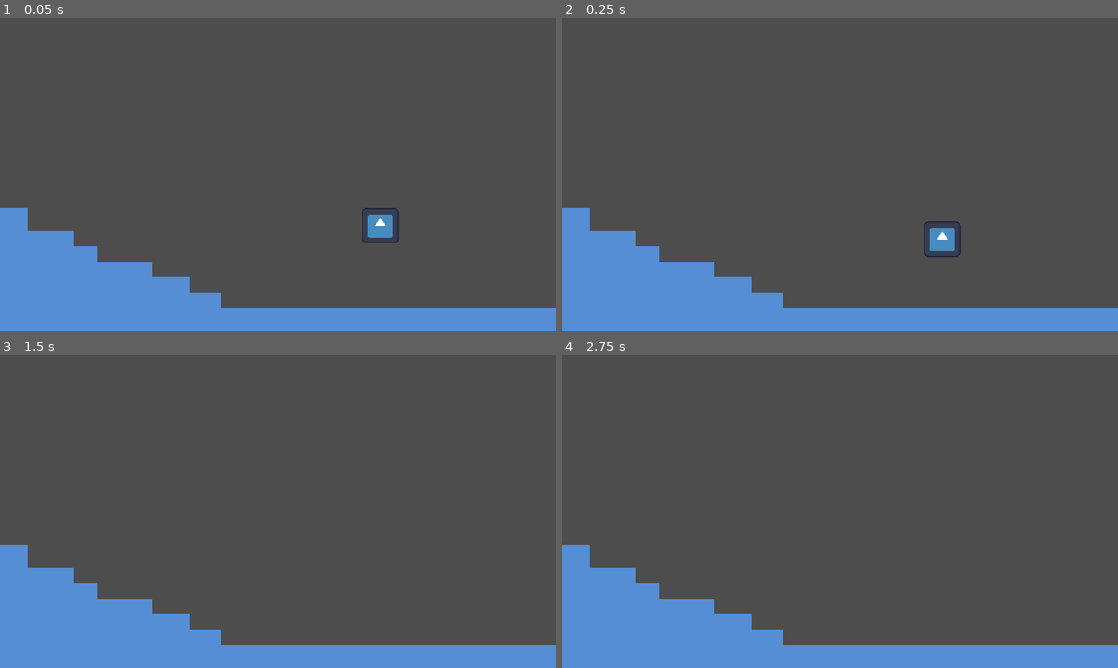
Above: before the commit, frames 1-4 (two rows, left to right).
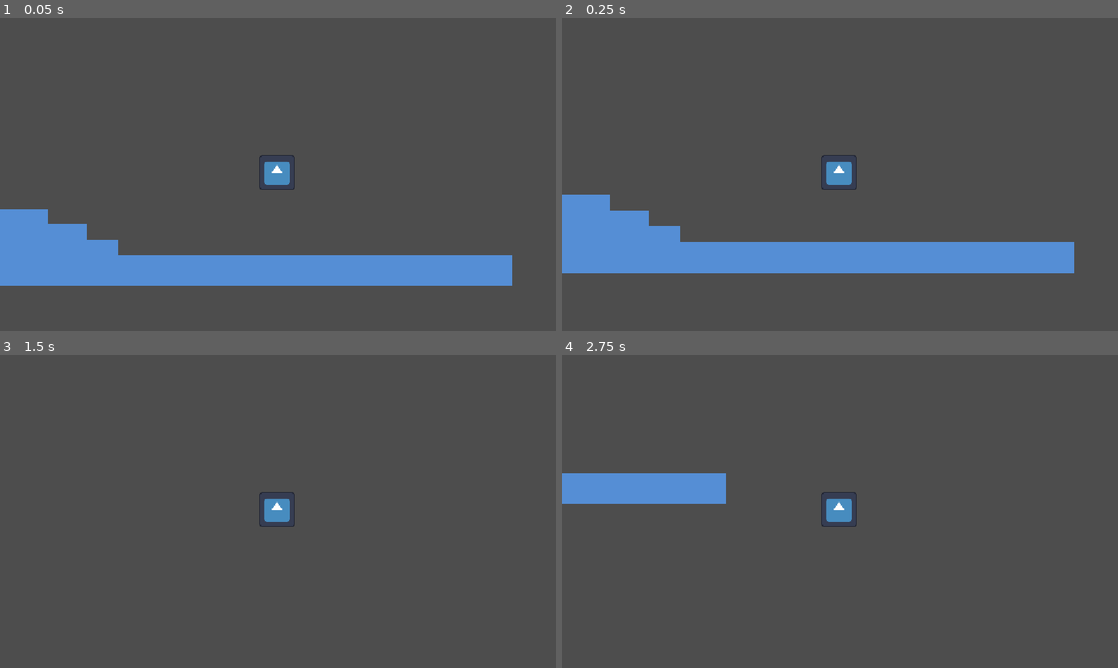
Above: after the commit, the same moments.

Repository: notmossyiguana/haven-berlin
Game: Godot game, scene res://main.tscn
Same seed, same stepped clock (60 frames per second), same inputs: the game is played once before the commit and once after it. The engine's default icon, where the game draws it, is replaced by a stand-in: a white triangle on a blue panel in a dark square.
Inputs:
- Up to frame 1 (0.05 s): no input
- Up to frame 2 (0.25 s): no input
- Up to frame 3 (1.5 s): hold Right (right) from 0.53 s (still down); tap W (jump) at 0.77 s
- Up to frame 4 (2.75 s): tap W (jump) at 1.52 s; tap Enter at 2 s; release Right (right) at 2.03 s; hold A (left) from 2.03 s (still down)

The runs differ from the first frame. In frame 1, 18% of the frame differs, in the area x 0-100%, y 43-100%; in frame 2, 20%; in frame 3, 15%; in frame 4, 17%.

Commit message:
Added camera tracking

Diff:
--- a/main.tscn
+++ b/main.tscn
@@ -1077,3 +1077,6 @@
 [node name="CollisionShape2D" type="CollisionShape2D" parent="Player" unique_id=1666852203]
 position = Vector2(788.5, 429)
 shape = SubResource("RectangleShape2D_smm7m")
+
+[node name="Camera2D" type="Camera2D" parent="Player" unique_id=540146785]
+position = Vector2(790, 433)
